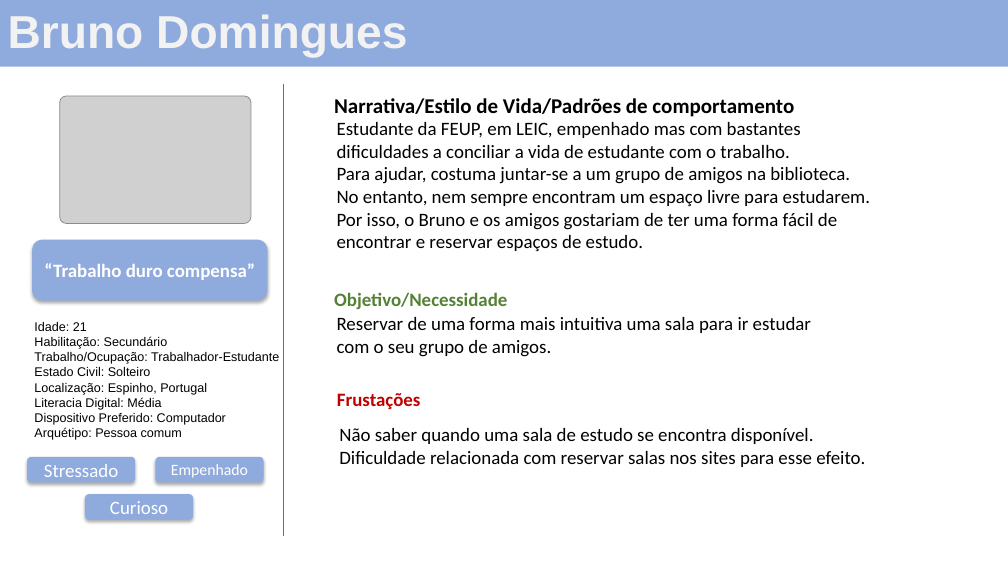
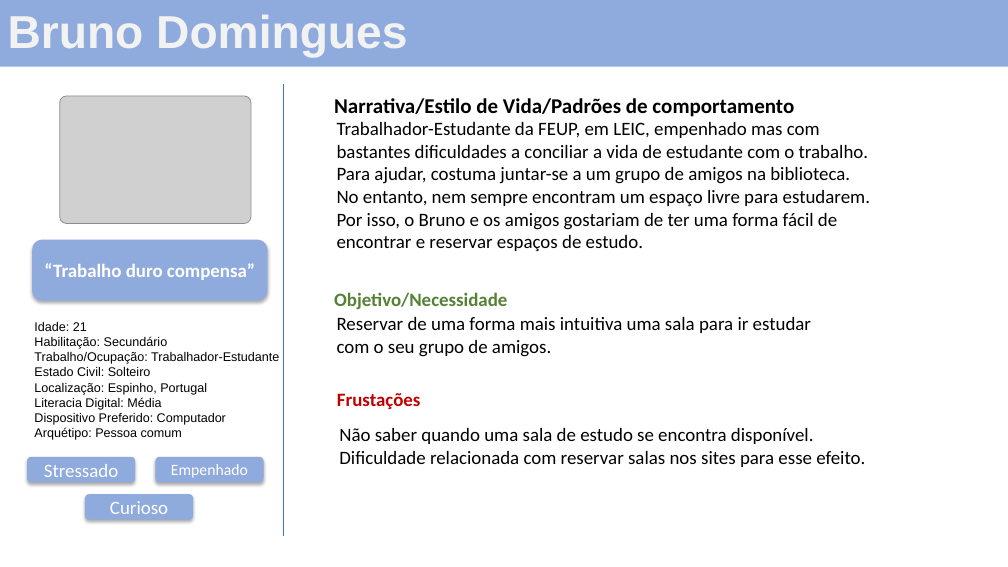
Before and after one commit to ICWeiner/FEUP-IPC, a slide deck: slide 2 of phase1/Persona.pptx. Drawn at 1008x567 pixels with LibreOffice and Linux fonts; fonts in the diff are those of the drawing; grey boxes stand for pictures. Boxes give left, top, right and bottom in pixels: in the first picture for what was removed or moved away, otherwise in the second. Text is boxed around its words. In the diff, an @@ line names an element or a change of style, - is before the commit and + after.

```diff
--- a/phase1/Persona.pptx
+++ b/phase1/Persona.pptx
@@ text at [337, 122, 868, 158]: text changed @@
-Estudante da FEUP, em LEIC, empenhado mas com bastantes dificuldades a conciliar a vida de estudante com o trabalho.
+Trabalhador-Estudante da FEUP, em LEIC, empenhado mas com bastantes dificuldades a conciliar a vida de estudante com o trabalho.
```
Also in this commit, not shown: 1 other slide changed.
